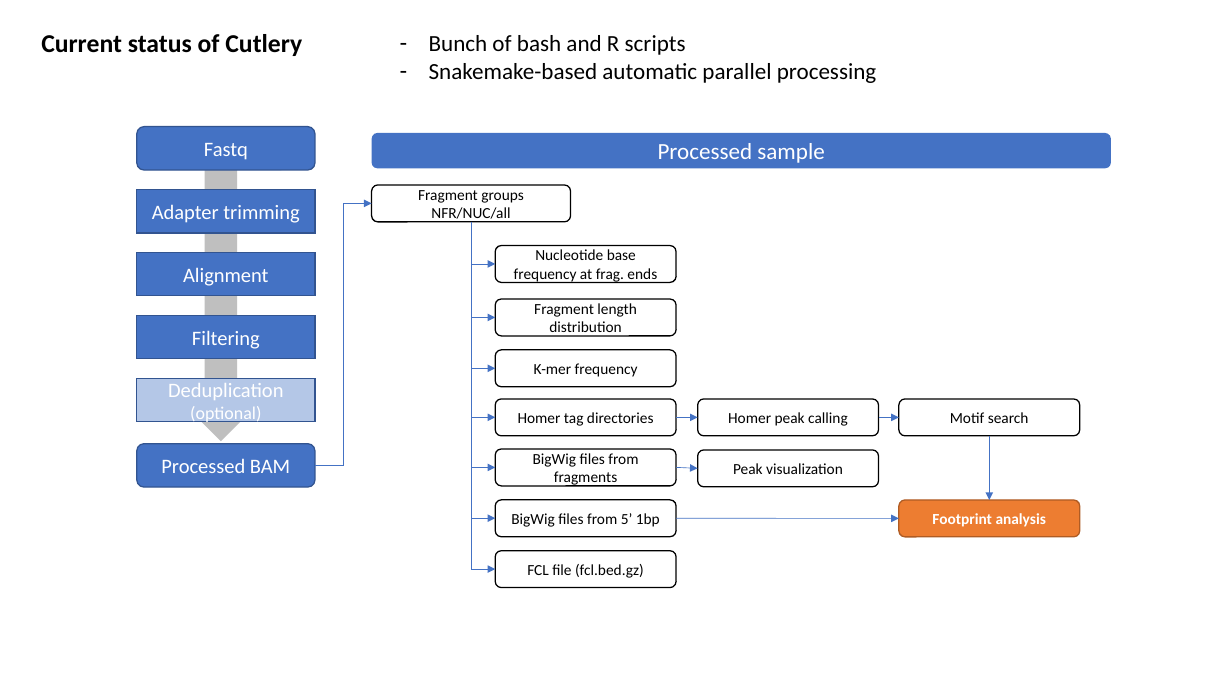
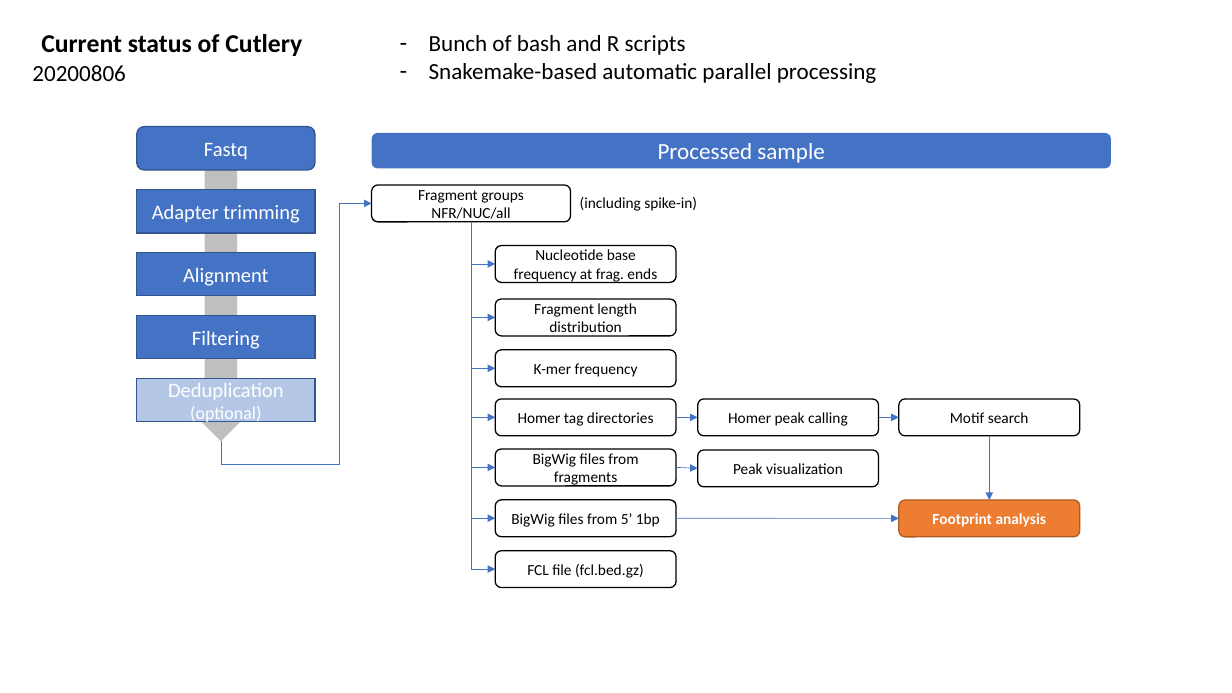
Before and after one commit to hwlim/Cutlery, a slide deck: slide 4 of Plan/schema.pptx. Drawn at 1232x693 pixels with LibreOffice and Linux fonts; fonts in the diff are those of the drawing. Boxes give left, top, right and bottom in pixels: in the first picture for what was removed or moved away, otherwise in the second. Text is boxed around its words. In the diff, an @@ line names an element or a change of style, - is before the commit and + after.

Commit message:
minor update

```diff
--- a/Plan/schema.pptx
+++ b/Plan/schema.pptx
@@ text added at bbox=[32, 65, 126, 81], 18 pt, text #000000 @@
+20200806
@@ elbow arrow moved from (315, 466) - (372, 203) to (221, 442) - (372, 203) @@
@@ text added at bbox=[580, 197, 697, 211], 12 pt, text #000000 @@
+(including spike-in)
@@ rounded rectangle removed at bbox=[137, 444, 315, 487] @@
-Processed BAM
```
Also in this commit, not shown: 2 other slides changed.
